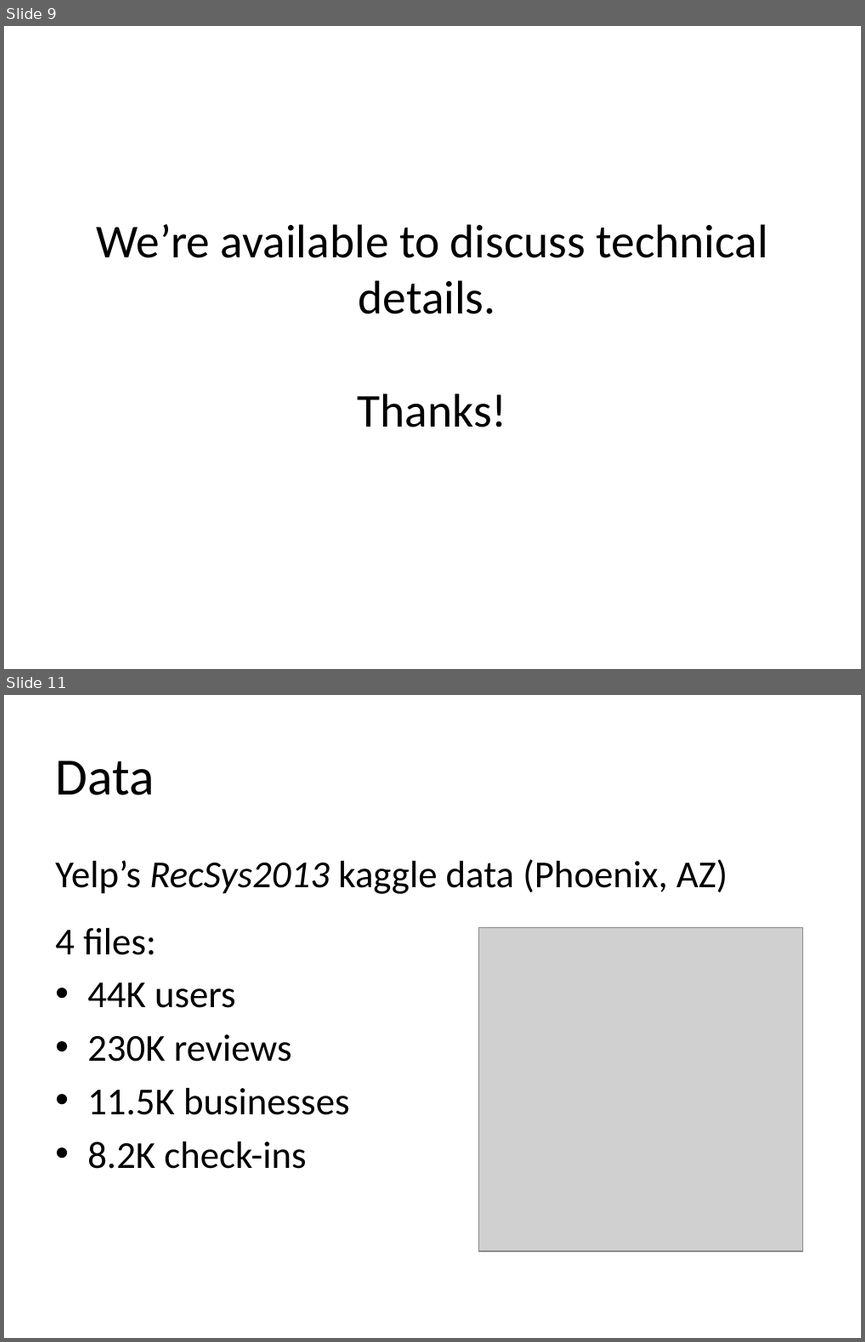
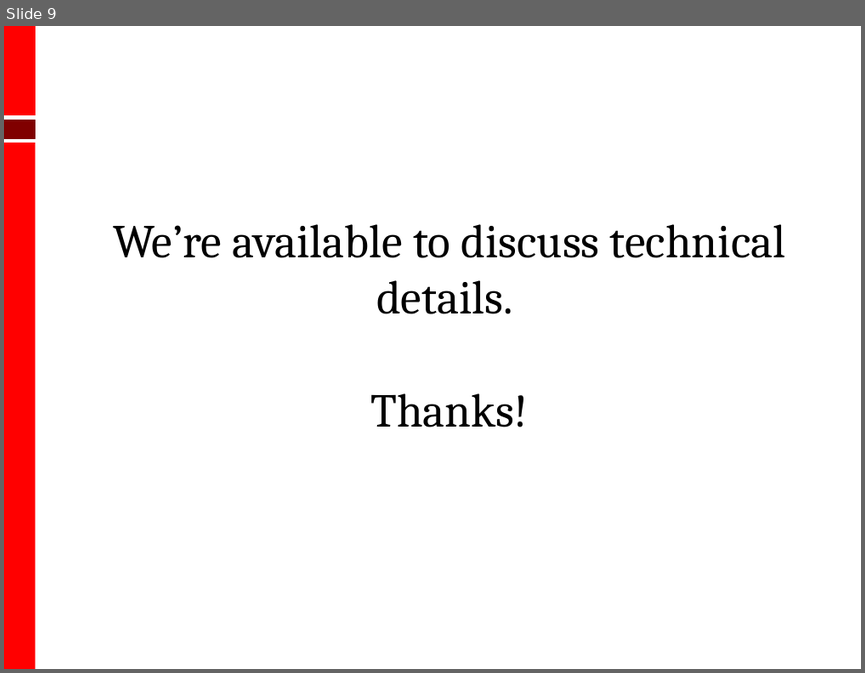
Before and after one commit to kmhoo/AdvancedMLProject, a slide deck: advML_final_presentation.pptx. Shown one above the other, each under a label of ours: slides 9 and 11 before the commit, slide 9 after it; the slides between them are not shown. The pictures are 865x1342 and 865x673 pixels, drawn with LibreOffice and Linux fonts; fonts in the diff are those of the drawing; grey boxes stand for pictures. Boxes give left, top, right and bottom in pixels: in the first picture for what was removed or moved away, otherwise in the second. Text is boxed around its words. In the diff, an @@ line names an element or a change of style, - is before the commit and + after.

```diff
--- a/advML_final_presentation.pptx
+++ b/advML_final_presentation.pptx
@@ slide 11 removed at (x1=4, y1=695, x2=861, y2=1338), background #FFFFFF @@
@@ title removed at (x1=55, y1=760, x2=154, y2=795) @@
-Data
@@ text removed at (x1=55, y1=859, x2=727, y2=1168) @@
-Yelp’s RecSys2013 kaggle data (Phoenix, AZ)
-4 files:
-• 44K users
-• 230K reviews
-• 11.5K businesses
-• 8.2K check-ins
@@ picture removed at (x1=478, y1=927, x2=802, y2=1251) @@
@@ slide 9 changed as well @@
@@ rectangle added at (x1=4, y1=26, x2=35, y2=115), fill #FF0000 @@
@@ rectangle added at (x1=4, y1=120, x2=35, y2=138), fill #800000, outline #800000 0.75 pt @@
@@ rectangle added at (x1=4, y1=142, x2=35, y2=669), fill #FF0000 @@
@@ title "We’re available to discuss technical ..." moved from (x1=97, y1=224, x2=768, y2=427) to (x1=113, y1=224, x2=786, y2=427) @@
@@ title "We’re available to discuss technical ..." at (x1=113, y1=224, x2=786, y2=427): font Calibri to Cambria @@
```
Also in this commit, not shown: 8 other slides changed, 1 other slide removed.
